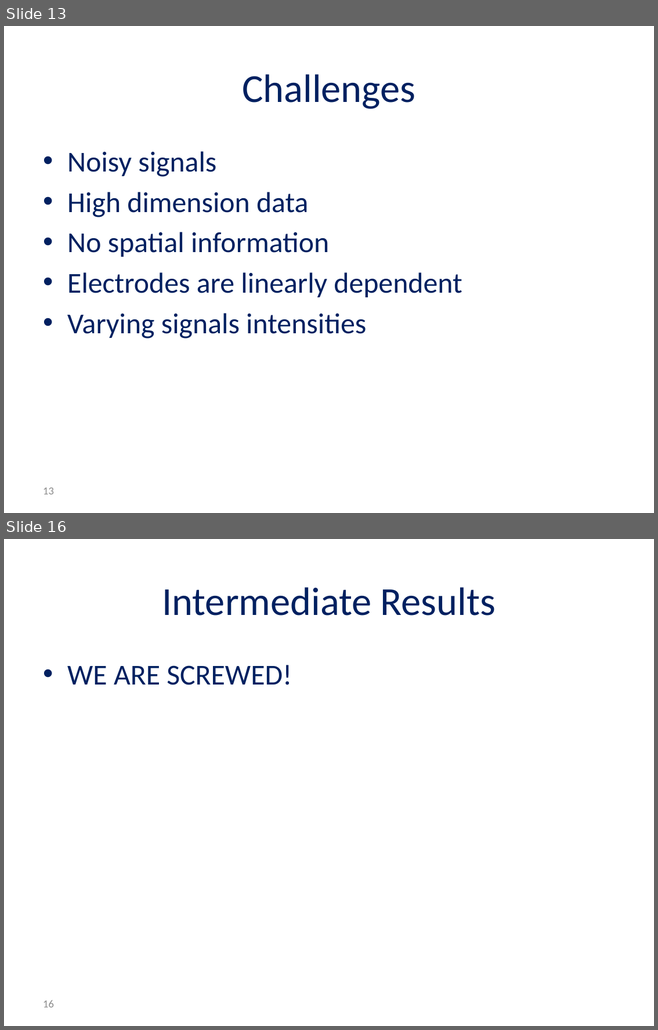
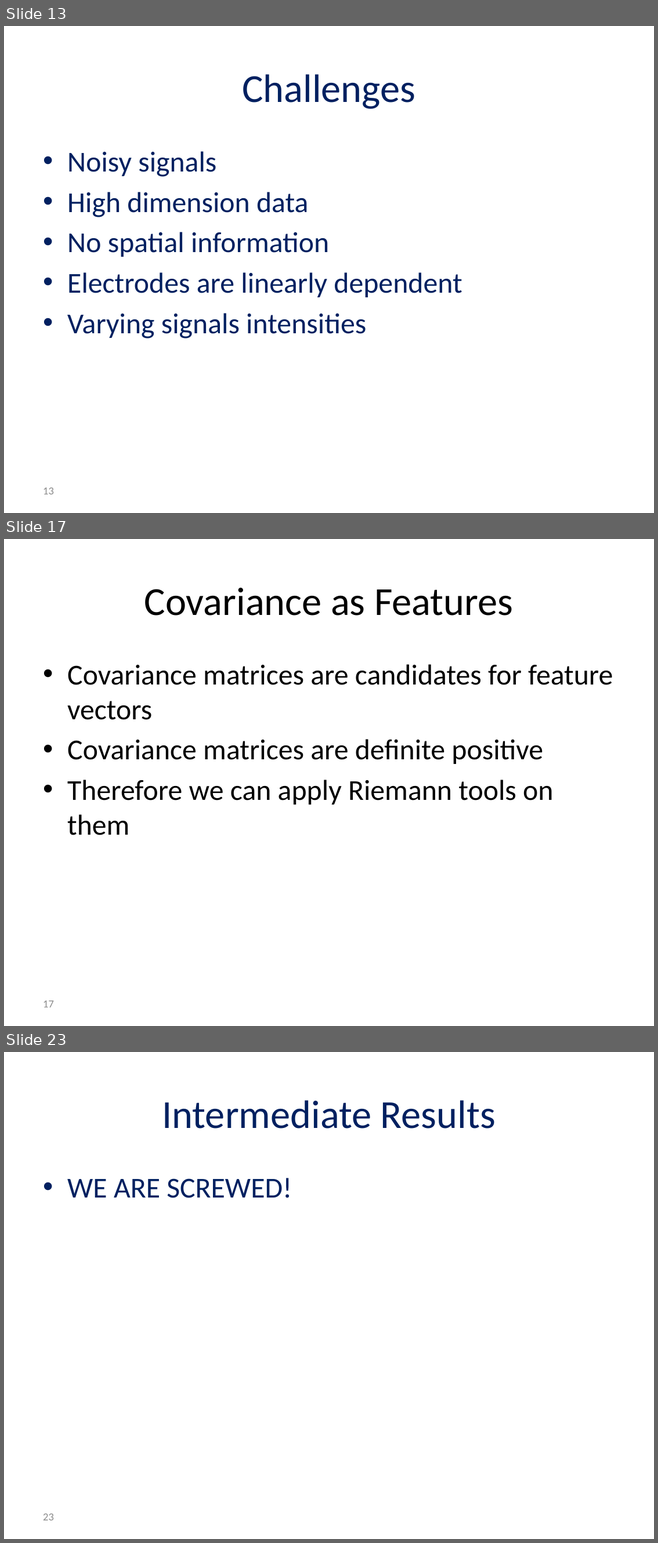
Before and after one commit to reggevlivney/BrainSway, a slide deck: Project_Midterm_Presentation.pptx. Shown one above the other, each under a label of ours: slides 13 and 16 before the commit, slides 13, 17 and 23 after it; the slides between them are not shown. The pictures are 658x1030 and 658x1543 pixels, drawn with LibreOffice and Linux fonts; fonts in the diff are those of the drawing; background and template pictures are left out. Boxes give left, top, right and bottom in pixels: in the first picture for what was removed or moved away, otherwise in the second. Text is boxed around its words. In the diff, an @@ line names an element or a change of style, - is before the commit and + after.

```diff
--- a/Project_Midterm_Presentation.pptx
+++ b/Project_Midterm_Presentation.pptx
@@ slide 17 added at [4,539,654,1026], background #FFFFFF @@
@@ title added at [144,588,513,616], 44 pt, text #000000 @@
+Covariance as Features
@@ text added at [67,664,612,835], 32 pt, text #000000 @@
+• Covariance matrices are candidates for feature vectors
+• Covariance matrices are definite positive
+• Therefore we can apply Riemann tools on them
@@ page number added at [43,1001,54,1008], 12 pt, text #8C8C8C @@
+17
@@ what was slide 16 is now slide 23 @@
@@ page number at [43,1514,54,1521]: text changed @@
-16
+23
```
Also in this commit, not shown: 11 slides changed, 6 other slides added, 3 slides removed, 9 other files.
